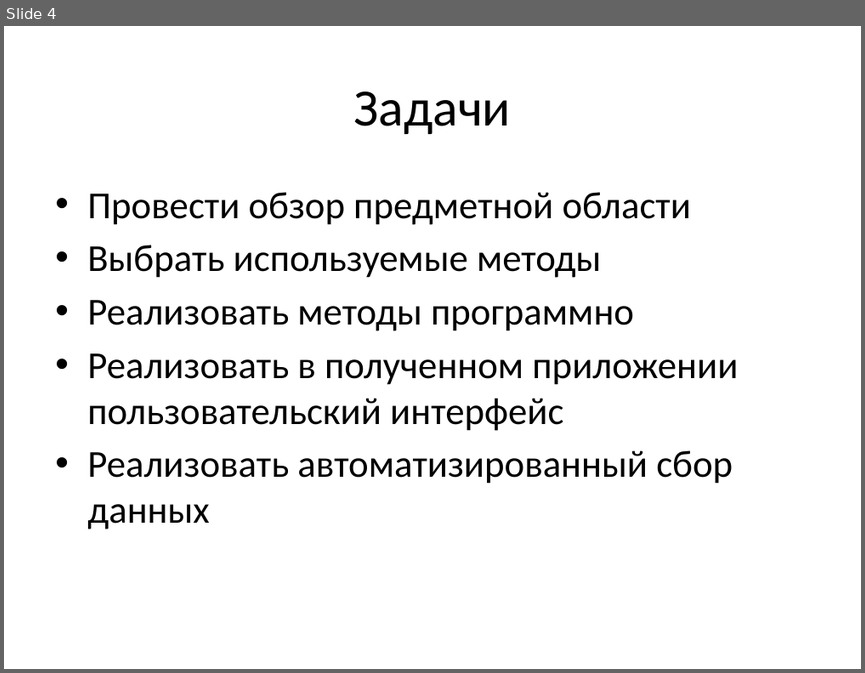
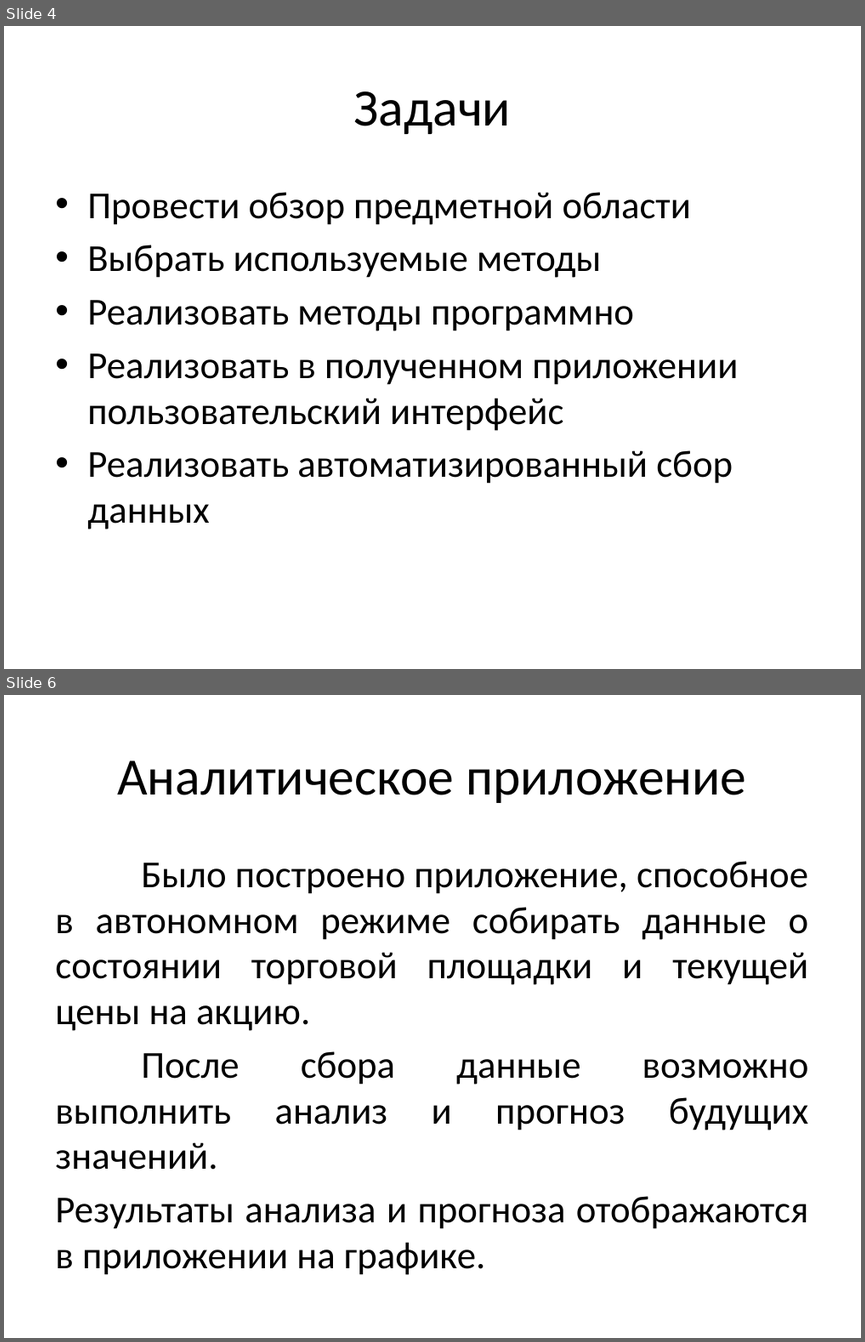
Before and after one commit to Leoprolder/diploma, a slide deck: Презентация.pptx. Shown one above the other, each under a label of ours: slide 4 before the commit, slides 4 and 6 after it; the slides between them are not shown. The pictures are 865x673 and 865x1342 pixels, drawn with LibreOffice and Linux fonts; fonts in the diff are those of the drawing. Boxes give left, top, right and bottom in pixels: in the first picture for what was removed or moved away, otherwise in the second. Text is boxed around its words. In the diff, an @@ line names an element or a change of style, - is before the commit and + after.

```diff
--- a/Презентация.pptx
+++ b/Презентация.pptx
@@ slide 6 added at bbox=[4, 695, 861, 1338], background #FFFFFF @@
@@ title added at bbox=[117, 760, 746, 803], 44 pt, text #000000 @@
+Аналитическое приложение
@@ text added at bbox=[55, 861, 809, 1275], 32 pt, text #000000 @@
+Было построено приложение, способное в автономном режиме собирать данные о состоянии торговой площадки и текущей цены на акцию.
+После сбора данные возможно выполнить анализ и прогноз будущих значений.
+Результаты анализа и прогноза отображаются в приложении на графике.
```
Also in this commit, not shown: 11 other slides added, 1 slide removed, 1 other file.
